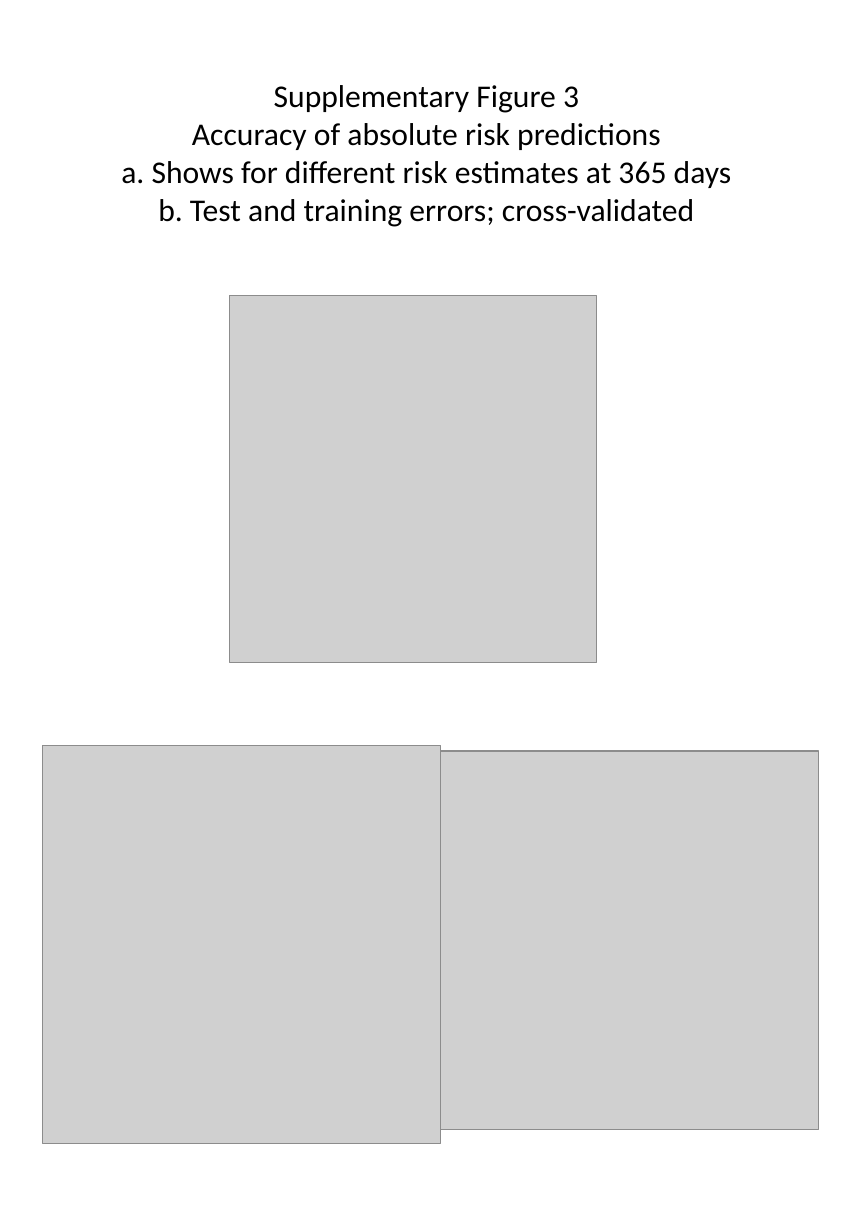
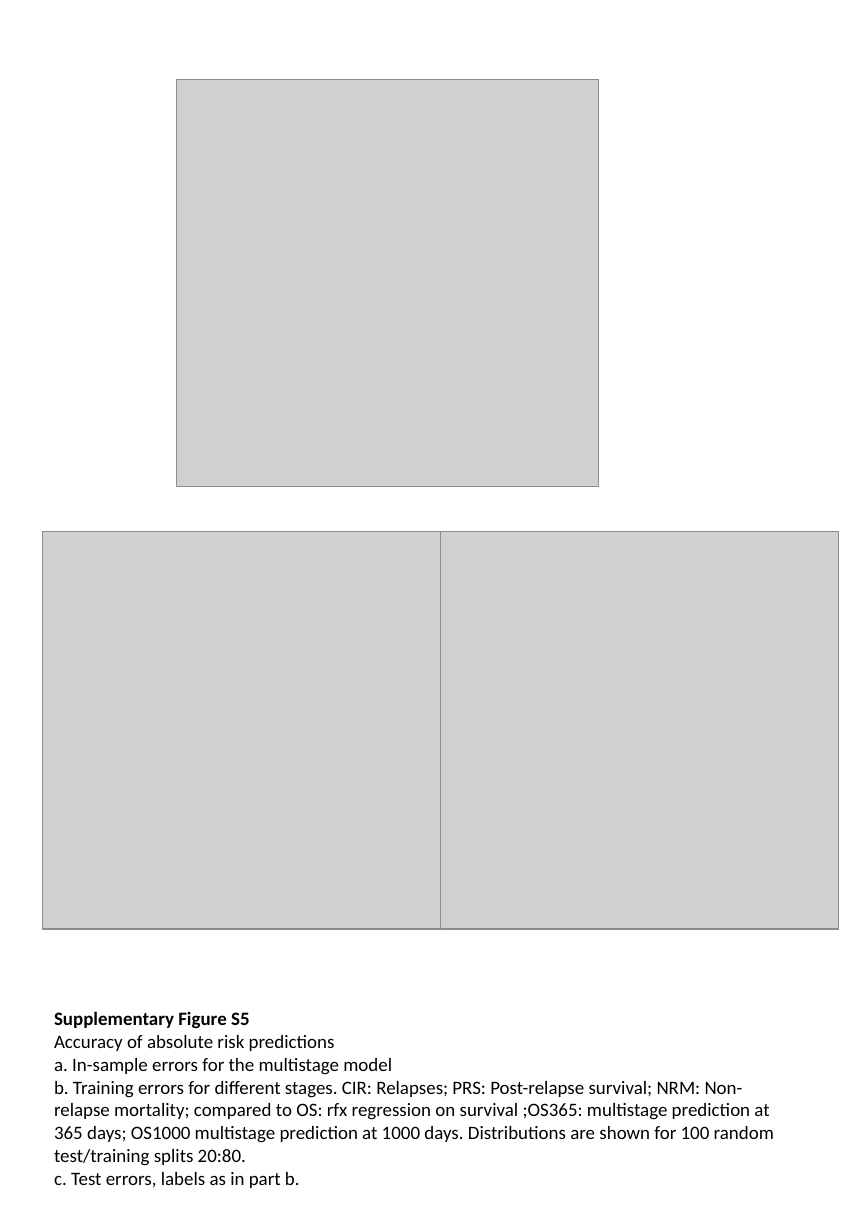
Before and after one commit to gerstung-lab/AML-multistage, a slide deck: slide 5 of figures/Supplementary Figures.pptx (slide 3 before the commit). Drawn at 853x1232 pixels with LibreOffice and Linux fonts; fonts in the diff are those of the drawing; grey boxes stand for pictures. Boxes give left, top, right and bottom in pixels: in the first picture for what was removed or moved away, otherwise in the second. Text is boxed around its words. In the diff, an @@ line names an element or a change of style, - is before the commit and + after.

Commit message:
Updated Figures and Supp Tables/Figures

```diff
--- a/figures/Supplementary Figures.pptx
+++ b/figures/Supplementary Figures.pptx
@@ picture added at (176,80,598,487) @@
@@ picture removed at (230,296,597,663) @@
@@ picture: place and size @@
-picture at (440,751,819,1129)
+picture at (43,531,441,929)
@@ picture: place and size @@
-picture at (43,745,441,1143)
+picture at (440,531,838,929)
@@ title "Supplementary Figure S5 Accuracy of ..." at (54,1011,774,1188): vertical alignment middle to top @@
@@ title at (54,1011,774,1188): text changed; size 20 to 12 pt @@
-Supplementary Figure 3
-Accuracy of absolute risk predictions
-a. Shows for different risk estimates at 365 days
-b. Test and training errors; cross-validated
+Supplementary Figure S5
+Accuracy of absolute risk predictions
+a. In-sample errors for the multistage model
+b. Training errors for different stages. CIR: Relapses; PRS: Post-relapse survival; NRM: Non-relapse mortality; compared to OS: rfx regression on survival ;OS365: multistage prediction at 365 days; OS1000 multistage prediction at 1000 days. Distributions are shown for 100 random test/training splits 20:80.
+c. Test errors, labels as in part b.
```
Also in this commit, not shown: 3 other slides changed, 3 slides added, 1 slide removed, 1 other file.
